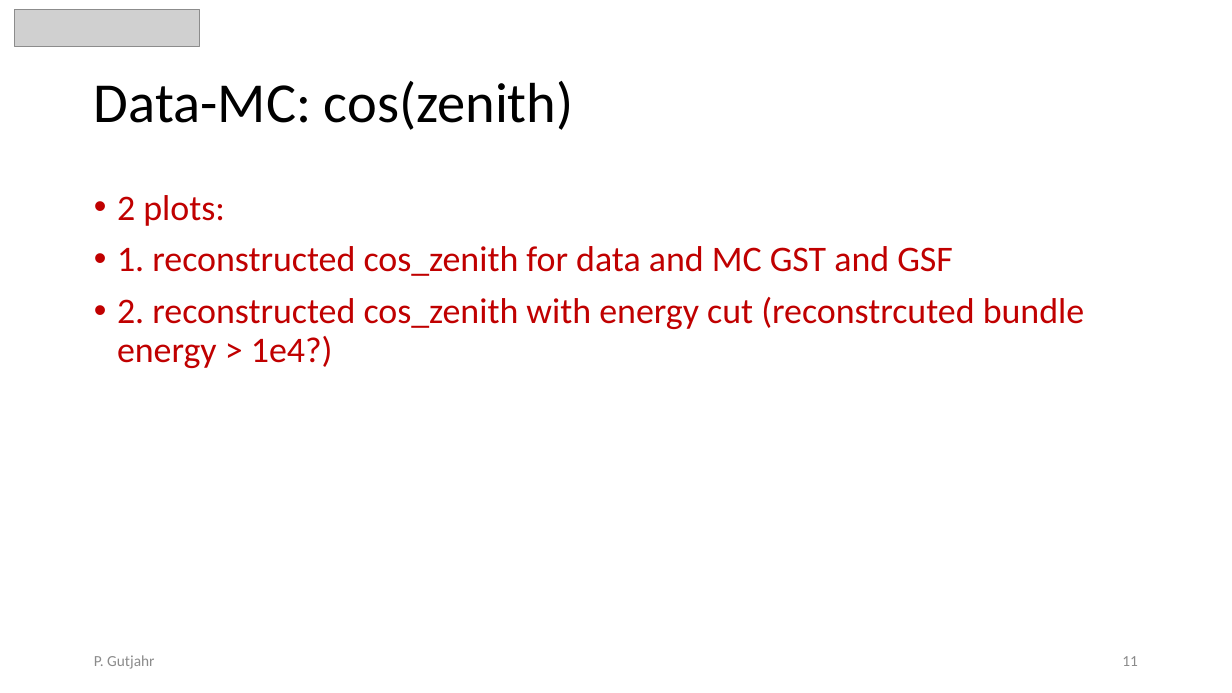
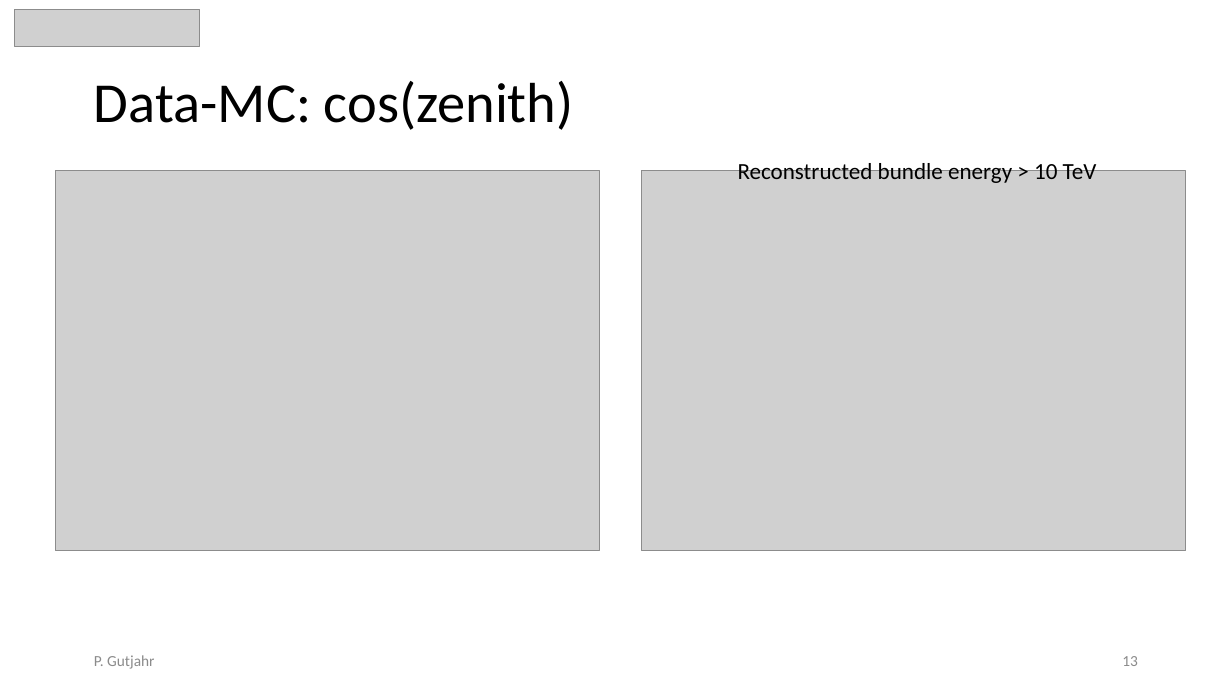
Before and after one commit to pascalgutjahr/presentations, a slide deck: slide 13 of cr_group/cr_call_2023_09_22.pptx (slide 11 before the commit). Drawn at 1232x693 pixels with LibreOffice and Linux fonts; fonts in the diff are those of the drawing; grey boxes stand for pictures. Boxes give left, top, right and bottom in pixels: in the first picture for what was removed or moved away, otherwise in the second. Text is boxed around its words. In the diff, an @@ line names an element or a change of style, - is before the commit and + after.

```diff
--- a/cr_group/cr_call_2023_09_22.pptx
+++ b/cr_group/cr_call_2023_09_22.pptx
@@ picture added at bbox=[55, 171, 600, 551] @@
@@ picture added at bbox=[642, 171, 1187, 551] @@
@@ text added at bbox=[738, 160, 1097, 183], 18 pt, text #000000 @@
+Reconstructed bundle energy > 10 TeV
@@ text removed at bbox=[117, 195, 1084, 368] @@
-• 2 plots:
-• 1. reconstructed cos_zenith for data and MC GST and GSF
-• 2. reconstructed cos_zenith with energy cut (reconstrcuted bundle energy > 1e4?)
@@ page number at bbox=[1122, 656, 1138, 666]: text changed @@
-11
+13
```
Also in this commit, not shown: 9 other slides changed, 4 slides added, 1 slide removed.
